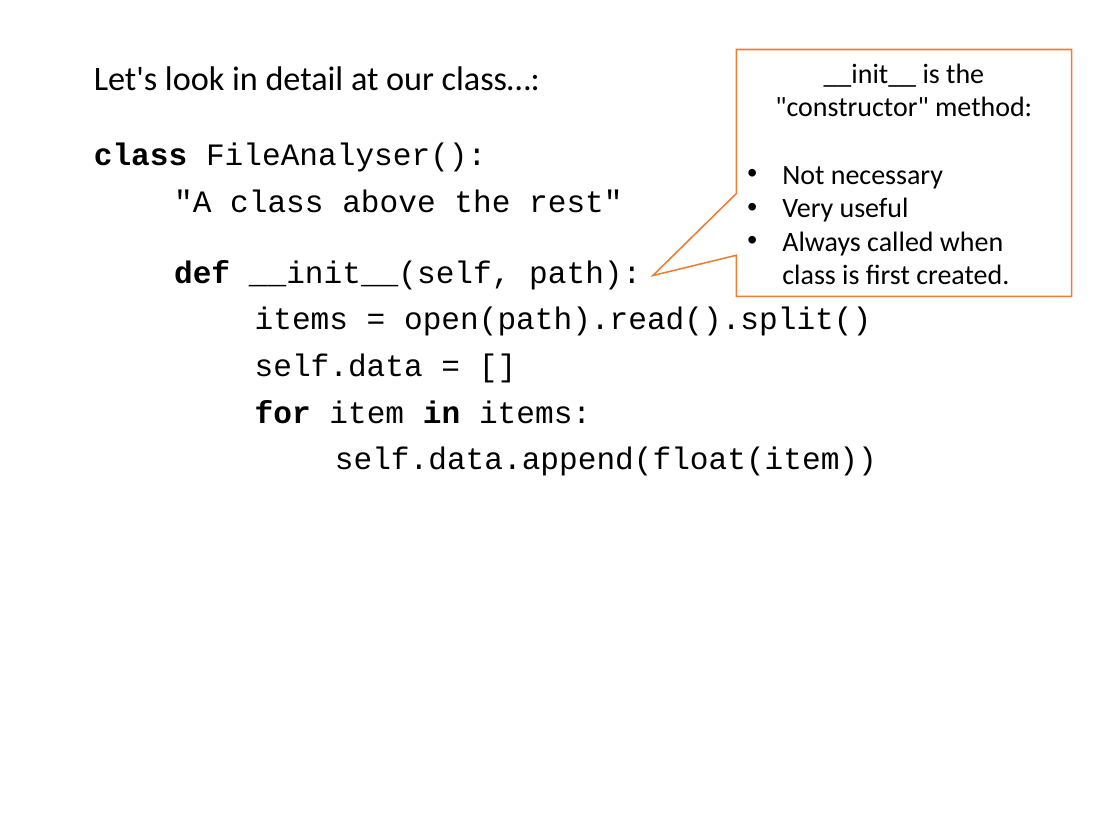
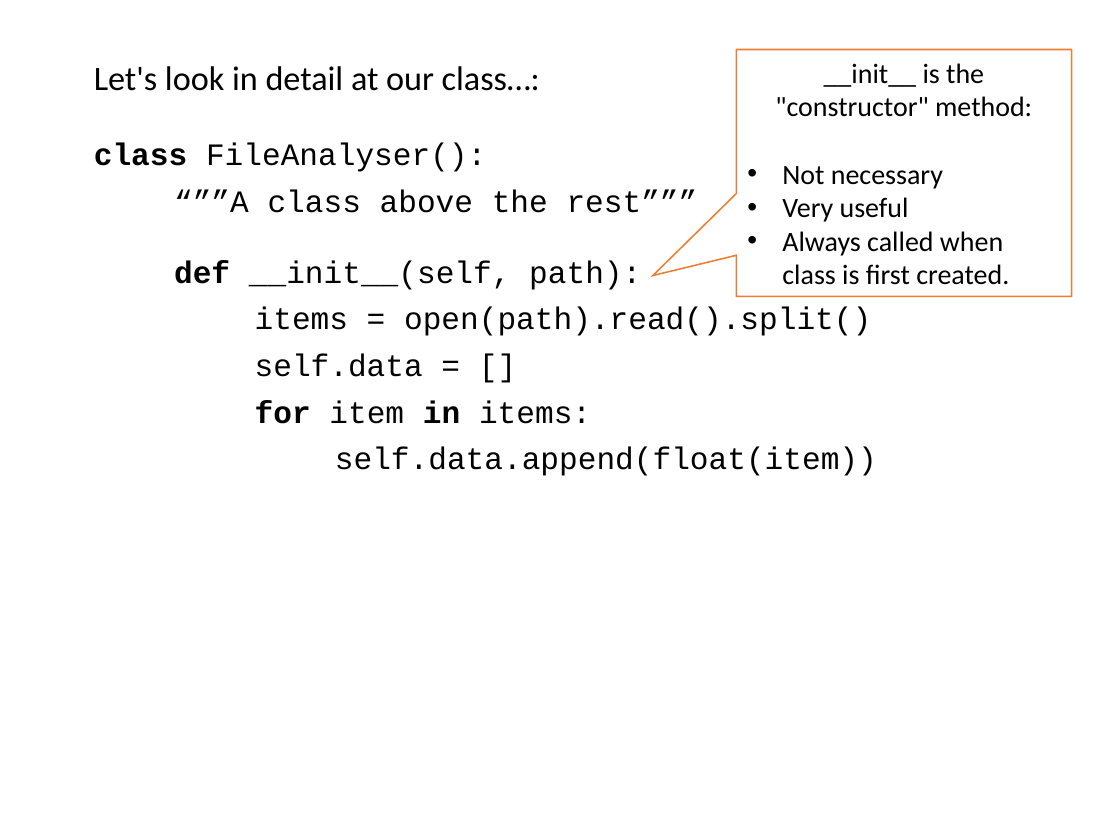
Before and after one commit to ncasuk/ncas-isc, a slide deck: slide 18 of python/presentations/learning_python/14_ceda-oop.pptx. Drawn at 1120x840 pixels with LibreOffice and Linux fonts; fonts in the diff are those of the drawing; background and template pictures are left out. Boxes give left, top, right and bottom in pixels: in the first picture for what was removed or moved away, otherwise in the second. Text is boxed around its words. In the diff, an @@ line names an element or a change of style, - is before the commit and + after.

```diff
--- a/python/presentations/learning_python/14_ceda-oop.pptx
+++ b/python/presentations/learning_python/14_ceda-oop.pptx
@@ text at (174, 189, 698, 213): text changed @@
-"A class above the rest"
+“””A class above the rest”””
```
Also in this commit, not shown: 5 other slides changed, 1 other file.
